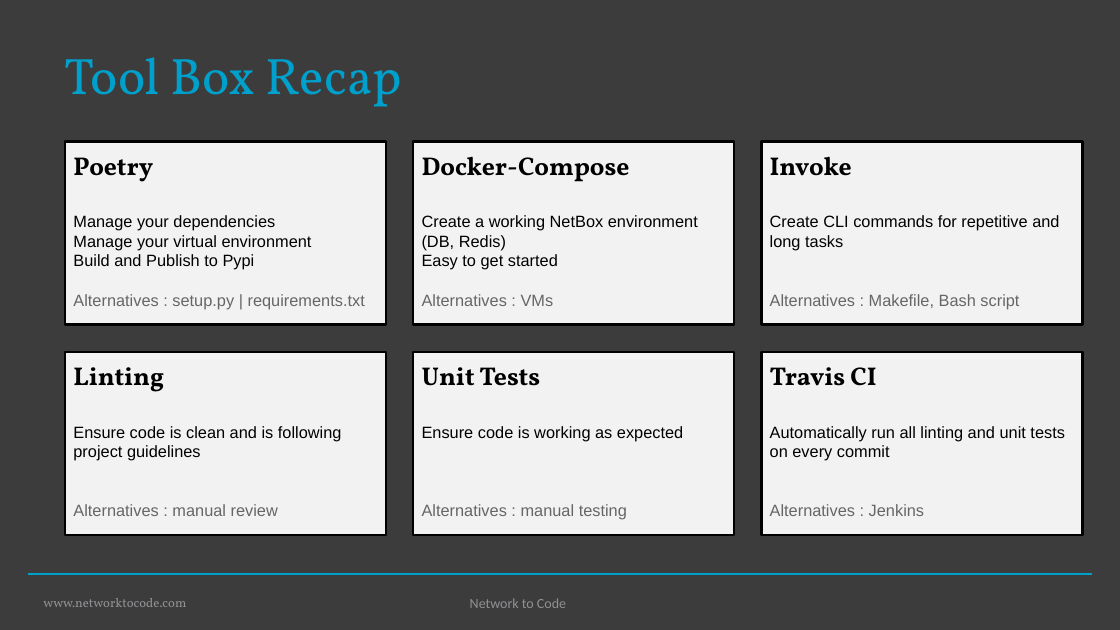
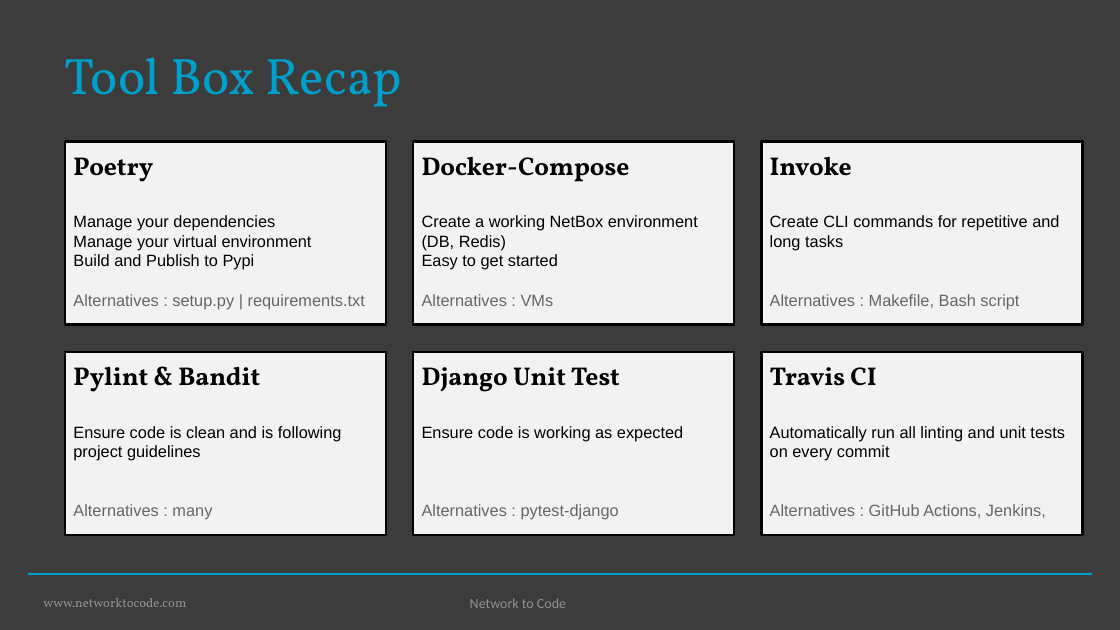
Before and after one commit to networktocode/netbox_day_2020, a slide deck: slide 40 of NetBox Plugins Development_Damien Garros.pptx (slide 35 before the commit). Drawn at 1120x630 pixels with LibreOffice and Linux fonts; fonts in the diff are those of the drawing; background and template pictures are left out. Boxes give left, top, right and bottom in pixels: in the first picture for what was removed or moved away, otherwise in the second. Text is boxed around its words. In the diff, an @@ line names an element or a change of style, - is before the commit and + after.

```diff
--- a/NetBox Plugins Development_Damien Garros.pptx
+++ b/NetBox Plugins Development_Damien Garros.pptx
@@ text in rectangle at <box>73,366,342,520</box>: text changed @@
-Linting
-Ensure code is clean and is following project guidelines
-Alternatives : manual review
+Pylint & Bandit
+Ensure code is clean and is following project guidelines
+Alternatives : many
@@ text in rectangle at <box>422,367,620,392</box>: text changed @@
-Unit Tests
+Django Unit Test
@@ text in rectangle at <box>422,504,619,520</box>: text changed @@
-Alternatives : manual testing
+Alternatives : pytest-django
@@ text in rectangle at <box>770,504,1046,518</box>: text changed @@
-Alternatives : Jenkins
+Alternatives : GitHub Actions, Jenkins,
```
Also in this commit, not shown: 3 other slides changed, 5 slides added.
